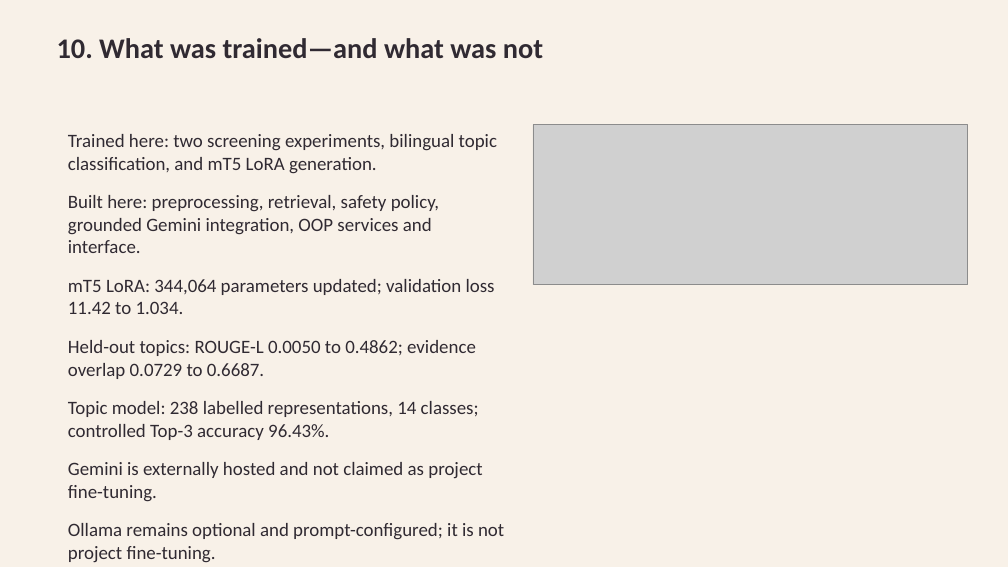
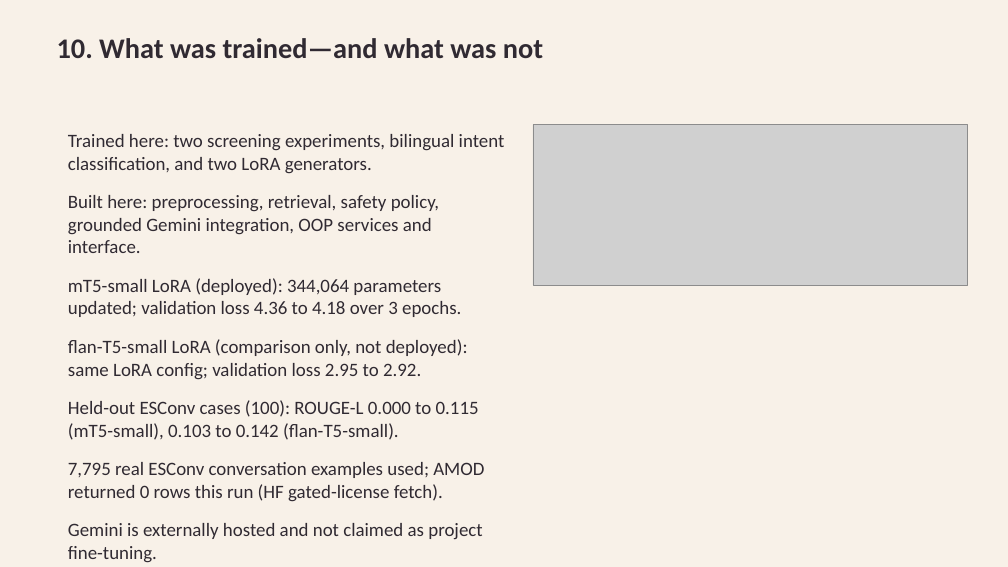
Before and after one commit to IrutingaboRaissa/UMUBYEYI, a slide deck: slide 12 of Umubyeyi_Presentation.pptx (slide 11 before the commit). Drawn at 1008x567 pixels with LibreOffice and Linux fonts; fonts in the diff are those of the drawing; grey boxes stand for pictures. Boxes give left, top, right and bottom in pixels: in the first picture for what was removed or moved away, otherwise in the second. Text is boxed around its words. In the diff, an @@ line names an element or a change of style, - is before the commit and + after.

```diff
--- a/Umubyeyi_Presentation.pptx
+++ b/Umubyeyi_Presentation.pptx
@@ text at (68, 134, 505, 173): text changed @@
-Trained here: two screening experiments, bilingual topic classification, and mT5 LoRA generation.
+Trained here: two screening experiments, bilingual intent classification, and two LoRA generators.
@@ text at (68, 278, 484, 502): text changed @@
-mT5 LoRA: 344,064 parameters updated; validation loss 11.42 to 1.034.
-Held-out topics: ROUGE-L 0.0050 to 0.4862; evidence overlap 0.0729 to 0.6687.
-Topic model: 238 labelled representations, 14 classes; controlled Top-3 accuracy 96.43%.
+mT5-small LoRA (deployed): 344,064 parameters updated; validation loss 4.36 to 4.18 over 3 epochs.
+flan-T5-small LoRA (comparison only, not deployed): same LoRA config; validation loss 2.95 to 2.92.
+Held-out ESConv cases (100): ROUGE-L 0.000 to 0.115 (mT5-small), 0.103 to 0.142 (flan-T5-small).
+7,795 real ESConv conversation examples used; AMOD returned 0 rows this run (HF gated-license fetch).
@@ text at (68, 523, 504, 563): paragraph removed @@
-Ollama remains optional and prompt-configured; it is not project fine-tuning.
```
Also in this commit, not shown: 2 other slides changed, 1 slide added, 56 other files.
